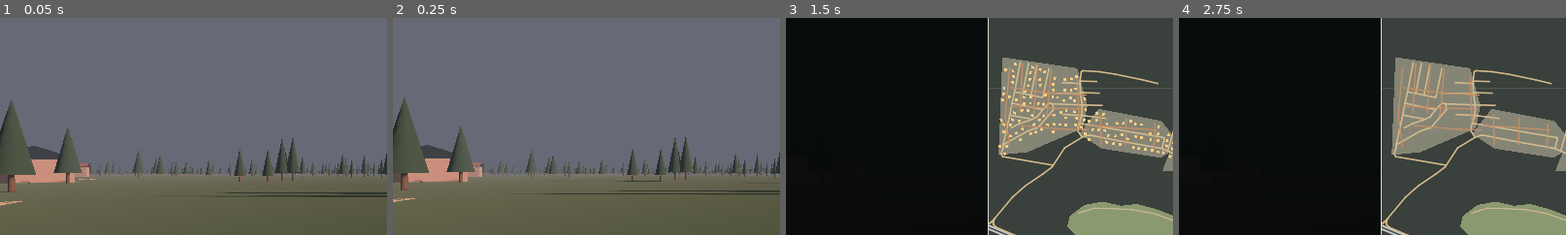
Above: before the commit, frames 1-4 (left to right).
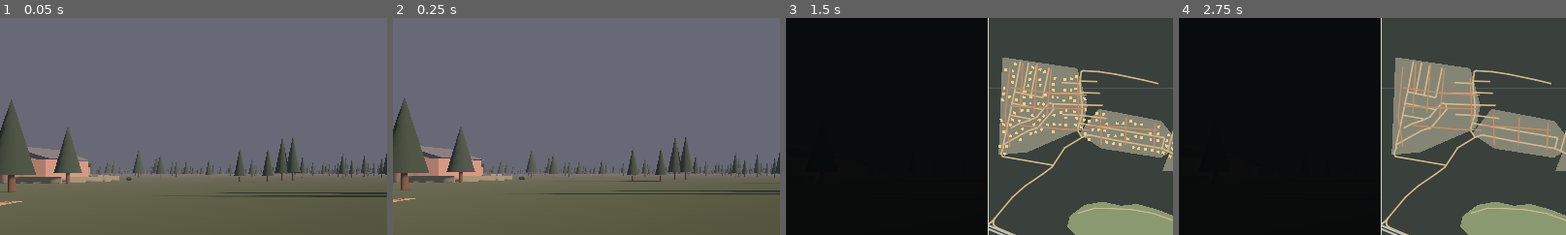
Above: after the commit, the same moments.

Repository: blacklambcult/chernozerye
Game: Godot game, scene res://main.tscn
The game is run twice, just before and just after one commit, with the same random seed, the same clock (stepped at 60 frames per second) and the same inputs.
Inputs (mouse positions are % of the whole screen's width and height, from its top left):
- Up to frame 1 (0.05 s): no input
- Up to frame 2 (0.25 s): no input
- Up to frame 3 (1.5 s): tap Enter at 0.5 s; move the mouse to (45, 70) at 0.52 s; hold W 0.53-1.25 s; tap M at 0.6 s; click (45, 70) at 0.67 s; tap Space at 0.77 s; click "ПОКАЗАТЬ УСЛОВНЫЕ ДОМА" at 1.25 s
- Up to frame 4 (2.75 s): click "СКРЫТЬ УСЛОВНЫЕ ДОМА" at 2 s
The pictures show only the part of the screen within x 0-50%, y 14-64%; the shares and areas given below are measured in that part.

The runs differ from the first frame. In frame 1, 1.5% of the frame differs, in the area x 0-35%, y 58-77%; in frame 2, 1.6%, in the area x 0-35%, y 58-79%; in frame 3, less than 0.1%; in frame 4, less than 0.1%.

Commit message:
feat: add yard fences and garden shrubs, orient houses to road segments

Diff:
--- a/godot/geography_v07.gd
+++ b/godot/geography_v07.gd
@@ -86,6 +86,7 @@
     _draw_lake()
     _draw_houses()
     _draw_forests()
+    _draw_undergrowth()
 
 func _mat(tint: Color) -> StandardMaterial3D:
     var mat := StandardMaterial3D.new()
@@ -320,6 +321,30 @@
     patch.material_override = _mat(greens[palette_index % greens.size()])
     add_child(patch)
 
+# Very simple wooden fences to make the provisional plots visible from
+# street level. These are decorative game objects, NOT surveyed property lines.
+func _add_low_fence(p: Vector2, yaw: float, road_side: float, index: int) -> void:
+    if index % 4 == 0:
+        return
+    var fence_root := Node3D.new()
+    fence_root.position = Vector3(p.x, 0.0, -p.y)
+    fence_root.rotation.y = yaw
+    add_child(fence_root)
+    var pale := Color("#867c68") if index % 3 != 0 else Color("#6a705f")
+    var parts := [
+        [Vector3(-5.7, 0.56, road_side * 10.0), Vector3(7.0, 1.12, 0.15)],
+        [Vector3(5.7, 0.56, road_side * 10.0), Vector3(7.0, 1.12, 0.15)],
+        [Vector3(-9.1, 0.55, 0.0), Vector3(0.16, 1.10, 17.0)]
+    ]
+    for item in parts:
+        var panel := MeshInstance3D.new()
+        var board := BoxMesh.new()
+        board.size = item[1]
+        panel.mesh = board
+        panel.position = item[0]
+        panel.material_override = _mat(pale)
+        fence_root.add_child(panel)
+
 func _draw_houses() -> void:
     # Provisional houses, not measured footprints. Fewer homes with breathing room,
     # spread across all street networks (instead of filling early roads first).
@@ -351,7 +376,8 @@
                         continue
                     candidates.append({
                         "point": p,
-                        "angle": -atan2(tangent.y, tangent.x)
+                        "angle": atan2(tangent.y, tangent.x),
+                        "front": direction
                     })
 
     # A spatial hash makes this deterministic and prevents overlapping buildings.
@@ -409,6 +435,7 @@
         house.add_child(wall_body)
         # Individual garden pads and pitched roofs replace anonymous box-only silhouettes.
         _add_dacha_yard(p, house.rotation.y, rng.randf_range(0.86, 1.14), accepted)
+        _add_low_fence(p, house.rotation.y, float(candidate["front"]), accepted)
         var roof_colors := [
             Color("#784d43"), Color("#575f69"), Color("#80695c"),
             Color("#6c4b47"), Color("#586774"), Color("#675e54")
@@ -429,10 +456,43 @@
             "center": p,
             "width": width,
             "depth": depth,
-            "angle": float(candidate["angle"])
+            "angle": -float(candidate["angle"])
         })
         accepted += 1
     print("Чернозёрье 1.2: условных домов с крышами ", accepted, " (пока не реальные контуры зданий)")
+
+func _draw_undergrowth() -> void:
+    # A few shared low-poly instances around the gardens. No collisions,
+    # negligible draw calls, and clear walking space along the roads.
+    var brush := SphereMesh.new()
+    brush.radius = 0.75
+    brush.height = 0.90
+    brush.radial_segments = 5
+    brush.rings = 3
+    var plants := PackedVector3Array()
+    for house_pos in house_positions:
+        for j in range(3):
+            var p := house_pos + Vector2(rng.randf_range(-14.0, 14.0), rng.randf_range(-14.0, 14.0))
+            if not _is_housing(p) or _is_water(p) or _close_to_road(p, 6.5):
+                continue
+            if p.distance_to(house_pos) < 7.0:
+                continue
+            plants.append(Vector3(p.x, 0.42, -p.y))
+    if plants.is_empty():
+        return
+    var multimesh := MultiMesh.new()
+    multimesh.transform_format = MultiMesh.TRANSFORM_3D
+    multimesh.mesh = brush
+    multimesh.instance_count = plants.size()
+    for i in range(plants.size()):
+        var scale := rng.randf_range(0.6, 1.25)
+        multimesh.set_instance_transform(i, Transform3D(
+            Basis.IDENTITY.scaled(Vector3(scale, scale, scale)), plants[i]))
+    var bushes := MultiMeshInstance3D.new()
+    bushes.multimesh = multimesh
+    bushes.material_override = _mat(Color("#485842"))
+    bushes.cast_shadow = GeometryInstance3D.SHADOW_CASTING_SETTING_OFF
+    add_child(bushes)
 
 func _draw_forests() -> void:
     # Populate forests outside housing, meadow, water and road envelopes.
